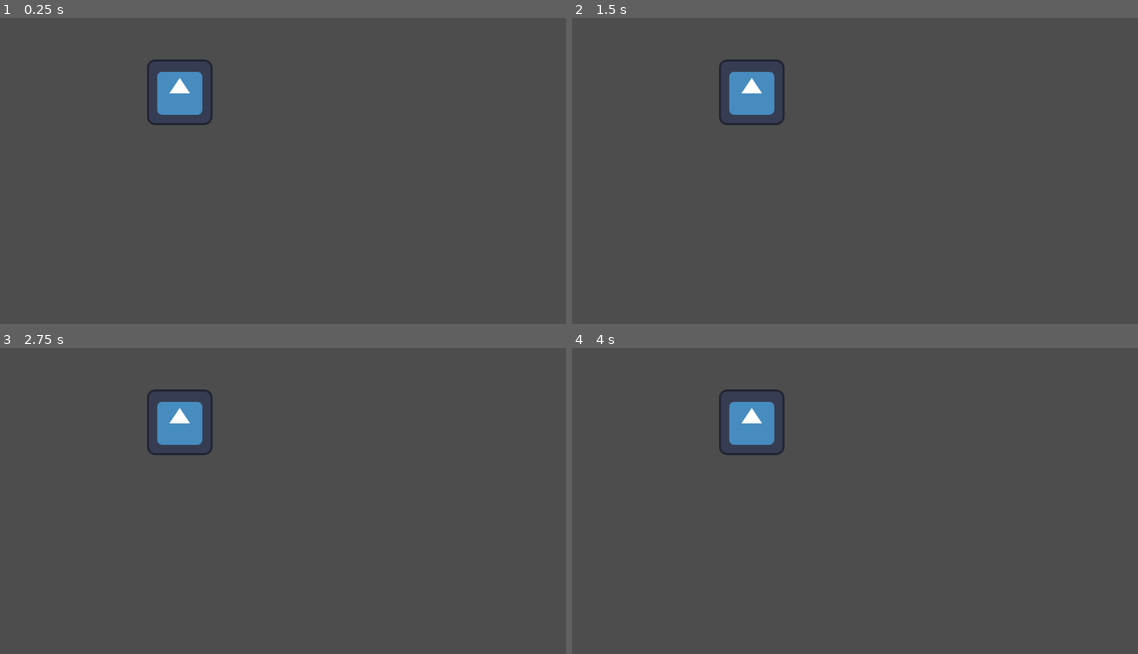
Above: before the commit, frames 1-4 (two rows, left to right).
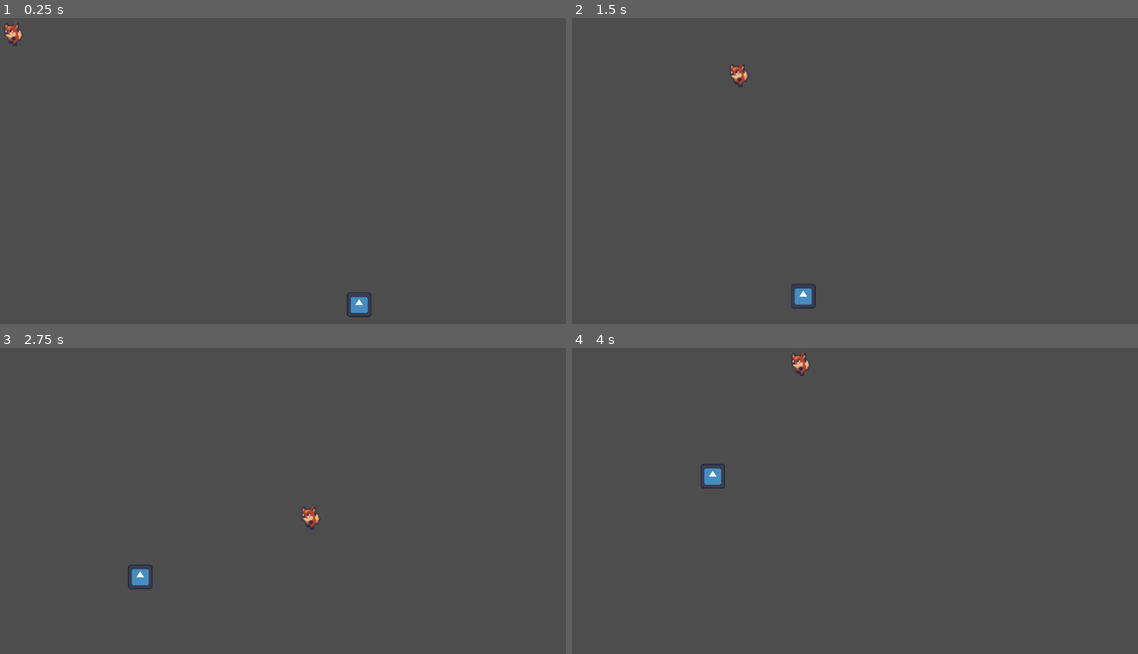
Above: after the commit, the same moments.

Repository: breadlofe/NotMedicine
Game: Godot game, scene res://scenes/test_scene.tscn
Two runs of this game, one before a commit and one after it. Both use one fixed random seed, a clock stepped at 60 frames per second and the inputs below. The engine's default icon, where the game draws it, is replaced by a stand-in: a white triangle on a blue panel in a dark square.
Inputs:
- Up to frame 1 (0.25 s): no input
- Up to frame 2 (1.5 s): hold D (move_right) 0.53-1.28 s; hold S (move_down) from 1.28 s (still down)
- Up to frame 3 (2.75 s): release S (move_down) at 2.03 s; hold D (move_right) from 2.03 s (still down)
- Up to frame 4 (4 s): release D (move_right) at 2.78 s; hold W (move_up) 2.78-3.53 s; hold A (move_left) from 3.53 s (still down)

The runs differ from the first frame. In frame 1, 1.8% of the frame differs, in the area x 0-66%, y 1-98%; in frame 2, 1.7%; in frame 3, 1.8%; in frame 4, 1.8%.

Commit message:
cop worked on
nav mesh implemented
cop goes to positions randomly

Diff:
--- a/scenes/cop.tscn
+++ b/scenes/cop.tscn
@@ -4,10 +4,10 @@
 [ext_resource type="Texture2D" uid="uid://d4n0oceg27fu0" path="res://icon.svg" id="2_2j7wa"]
 
 [sub_resource type="RectangleShape2D" id="RectangleShape2D_w42jr"]
-size = Vector2(128, 128)
+size = Vector2(48, 48)
 
 [sub_resource type="CircleShape2D" id="CircleShape2D_owct5"]
-radius = 500.0
+radius = 250.0
 
 [node name="cop" type="CharacterBody2D"]
 script = ExtResource("1_j83oe")
@@ -15,10 +15,17 @@
 [node name="cop_collision" type="CollisionShape2D" parent="."]
 shape = SubResource("RectangleShape2D_w42jr")
 
-[node name="cop_sprite" type="Sprite2D" parent="."]
-texture = ExtResource("2_2j7wa")
-
 [node name="cop_detect_area" type="Area2D" parent="." groups=["cop_group"]]
 
 [node name="cop_detect_collision" type="CollisionShape2D" parent="cop_detect_area"]
 shape = SubResource("CircleShape2D_owct5")
+
+[node name="cop_sprite" type="Sprite2D" parent="."]
+position = Vector2(-1.43051e-06, -1.43051e-06)
+scale = Vector2(0.375, 0.375)
+texture = ExtResource("2_2j7wa")
+
+[node name="NavigationAgent2D" type="NavigationAgent2D" parent="."]
+
+[connection signal="body_entered" from="cop_detect_area" to="." method="_on_cop_detect_area_body_entered"]
+[connection signal="body_exited" from="cop_detect_area" to="." method="_on_cop_detect_area_body_exited"]
--- a/scenes/test_scene.tscn
+++ b/scenes/test_scene.tscn
@@ -1,22 +1,58 @@
-[gd_scene load_steps=3 format=3 uid="uid://2ctpcud6swfm"]
+[gd_scene load_steps=4 format=3 uid="uid://2ctpcud6swfm"]
 
+[ext_resource type="PackedScene" uid="uid://ccdecwx483scy" path="res://scenes/player.tscn" id="1_1jpm0"]
 [ext_resource type="PackedScene" uid="uid://08jh4ff1bvyj" path="res://scenes/cop.tscn" id="1_ggppy"]
 
-[sub_resource type="Curve2D" id="Curve2D_ncks8"]
-_data = {
-"points": PackedVector2Array(0, 0, 0, 0, 366, 155, 0, 0, 0, 0, 926, 157, 0, 0, 0, 0, 929, 500, 0, 0, 0, 0, 363, 500, 0, 0, 0, 0, 366, 155)
-}
-point_count = 5
+[sub_resource type="NavigationPolygon" id="NavigationPolygon_t86fc"]
+vertices = PackedVector2Array(1056, 352, 1136, 16, 1136, 632, 1056, 416, 1056, 96, 16, 16, 288, 96, 1056, 544, 16, 632, 288, 544, 224, 544, 96, 544, 96, 96, 288, 224, 928, 224, 928, 352, 416, 288, 416, 416, 288, 288, 224, 96)
+polygons = Array[PackedInt32Array]([PackedInt32Array(0, 1, 2, 3), PackedInt32Array(1, 0, 4), PackedInt32Array(5, 1, 4, 6), PackedInt32Array(7, 2, 8, 9), PackedInt32Array(10, 9, 8), PackedInt32Array(11, 10, 8), PackedInt32Array(11, 8, 5, 12), PackedInt32Array(13, 14, 15, 16), PackedInt32Array(3, 17, 16, 15), PackedInt32Array(18, 9, 10, 19), PackedInt32Array(19, 12, 5), PackedInt32Array(19, 5, 6), PackedInt32Array(19, 6, 13), PackedInt32Array(18, 19, 13), PackedInt32Array(16, 18, 13), PackedInt32Array(3, 15, 0), PackedInt32Array(3, 2, 7)])
+outlines = Array[PackedVector2Array]([PackedVector2Array(16, 16, 16, 632, 1136, 632, 1136, 16), PackedVector2Array(96, 96, 224, 96, 224, 544, 96, 544), PackedVector2Array(288, 288, 416, 288, 416, 416, 1056, 416, 1056, 544, 288, 544), PackedVector2Array(288, 96, 1056, 96, 1056, 352, 928, 352, 928, 224, 288, 224)])
 
 [node name="test_scene" type="Node2D"]
 
-[node name="Path2D" type="Path2D" parent="."]
-curve = SubResource("Curve2D_ncks8")
+[node name="player" parent="." instance=ExtResource("1_1jpm0")]
+position = Vector2(40, 40.0001)
 
-[node name="PathFollow2D" type="PathFollow2D" parent="Path2D"]
-position = Vector2(366, 155)
-rotation = 0.00357141
+[node name="NavigationRegion2D" type="NavigationRegion2D" parent="."]
+navigation_polygon = SubResource("NavigationPolygon_t86fc")
 
-[node name="cop" parent="Path2D/PathFollow2D" instance=ExtResource("1_ggppy")]
-position = Vector2(2.01067, 2.99284)
-rotation = -0.00357141
+[node name="PositionNodes" type="Node2D" parent="."]
+
+[node name="Pos1" type="Marker2D" parent="PositionNodes"]
+position = Vector2(64, 576)
+
+[node name="Pos2" type="Marker2D" parent="PositionNodes"]
+position = Vector2(64, 64)
+
+[node name="Pos3" type="Marker2D" parent="PositionNodes"]
+position = Vector2(256, 64)
+
+[node name="Pos4" type="Marker2D" parent="PositionNodes"]
+position = Vector2(1088, 64)
+
+[node name="Pos5" type="Marker2D" parent="PositionNodes"]
+position = Vector2(1088, 384)
+
+[node name="Pos6" type="Marker2D" parent="PositionNodes"]
+position = Vector2(896, 384)
+
+[node name="Pos7" type="Marker2D" parent="PositionNodes"]
+position = Vector2(896, 256)
+
+[node name="Pos8" type="Marker2D" parent="PositionNodes"]
+position = Vector2(448, 384)
+
+[node name="Pos9" type="Marker2D" parent="PositionNodes"]
+position = Vector2(448, 256)
+
+[node name="Pos10" type="Marker2D" parent="PositionNodes"]
+position = Vector2(256, 256)
+
+[node name="Pos11" type="Marker2D" parent="PositionNodes"]
+position = Vector2(256, 576)
+
+[node name="Pos12" type="Marker2D" parent="PositionNodes"]
+position = Vector2(1088, 576)
+
+[node name="cop" parent="." instance=ExtResource("1_ggppy")]
+position = Vector2(768, 576)
--- a/scripts/cop.gd
+++ b/scripts/cop.gd
@@ -1 +1,36 @@
-extends Node
+extends CharacterBody2D
+
+@onready var nav_agent = $NavigationAgent2D
+var speed: float = 200.0
+var target_position: Vector2
+var state: String = "patrol"
+var player: CharacterBody2D = null
+var node_positions: Array
+
+func _ready():
+	node_positions = $"../PositionNodes".get_children()
+	target_position = node_positions[randi() % node_positions.size()].position
+	update_target_position(target_position)
+
+func _process(delta):
+	if position.distance_to(target_position) > 0.5:
+		velocity = Vector2(nav_agent.get_next_path_position() - global_transform.origin).normalized() * speed
+		move_and_slide()
+	else:
+		target_position = node_positions[randi() % node_positions.size()].position
+		update_target_position(target_position)
+
+func update_target_position(target: Vector2):
+	nav_agent.set_target_position(target)
+
+func _on_cop_detect_area_body_entered(body):
+	if body.is_in_group("player_group"):
+		player = body
+		state = "chase"
+		print("PLAYER ENTERED")
+
+func _on_cop_detect_area_body_exited(body):
+	if body.is_in_group("player_group"):
+		player = body
+		state = "patrol"
+		print("PLAYER EXITED")
